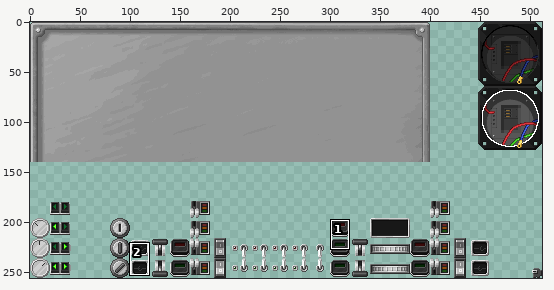
File history of a sprite sheet, mccore/src/main/resources/assets/mts/textures/guis/panel.png. The picture above shows the old version from afar; the outline marks the close-up.
Close-up. First the earlier version:
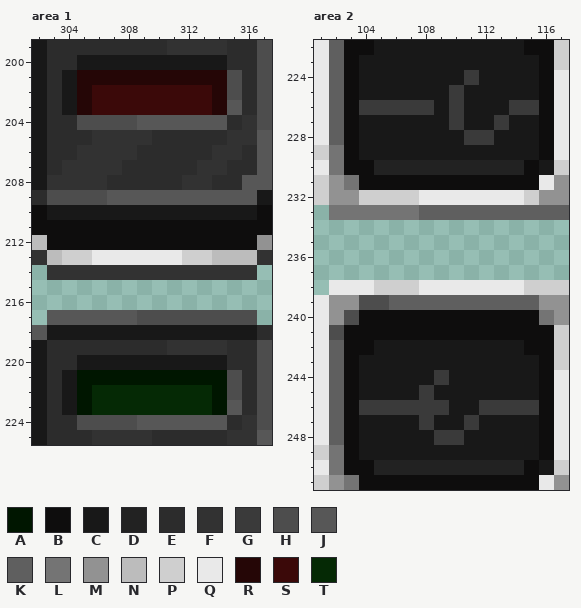
The file is 512x256 pixels. Pixels under 10% opacity are left out. Colours within 5 levels of each other are drawn and written as one. Shown: area 1: x 302..317, y 199..225; area 2: x 101..117, y 222..251. The commit also changed other parts of the picture, which this record leaves out.
Palette (. is transparent): A #001600  B #0e0d0d  C #181818  D #222222  E #2c2c2c  F #323232  G #3a3a3a  H #4d4d4d  J #575757  K #5f5f5f  L #747474  M #929292  N #bcbcbc  P #cfcfcf  Q #e9e9e9  R #250606  S #3b0909  T #052905
New version:
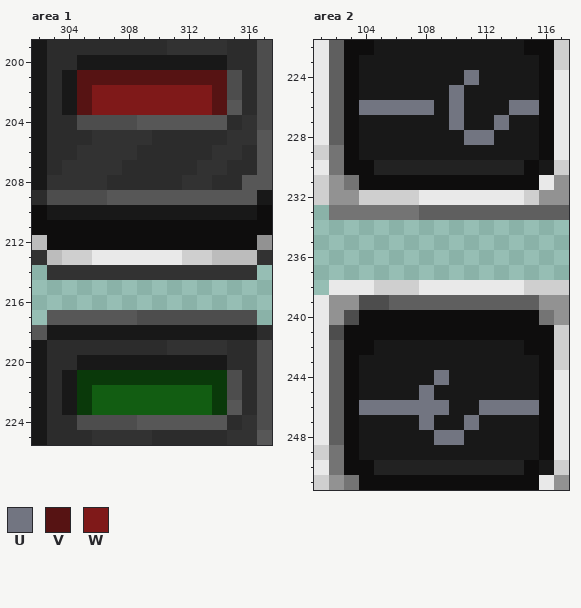
Colours new in this view: U #727581  V #561313  W #7f1919
Difference:
Colour A changes from #001600 to #0a390a.
Colour T changes from #052905 to #125d12.
Area 1:
Colour R becomes colour V in row 201 at x 305 to 314; in rows 202 to 203 at x 305 and 314.
Colour S becomes colour W in rows 202 to 203 at x 306 to 313.
Area 2:
Colour G becomes colour U in row 224 at x 111; in row 225 at x 110; in row 226 at x 104 to 108, 110 and 114 to 115; in row 227 at x 110 and 113; in row 228 at x 111 to 112; in row 244 at x 109.
Colour G becomes colour U in row 245 at x 108; in row 246 at x 104 to 109 and 112 to 115; in row 247 at x 108 and 111; in row 248 at x 109 to 110.
Boxes around the changes in both close-ups, in picture pixels (x1, y1, x2, y2):
changed: (77, 70, 227, 115)
changed: (77, 370, 227, 415)
changed: (359, 70, 539, 145)
changed: (359, 370, 539, 445)
